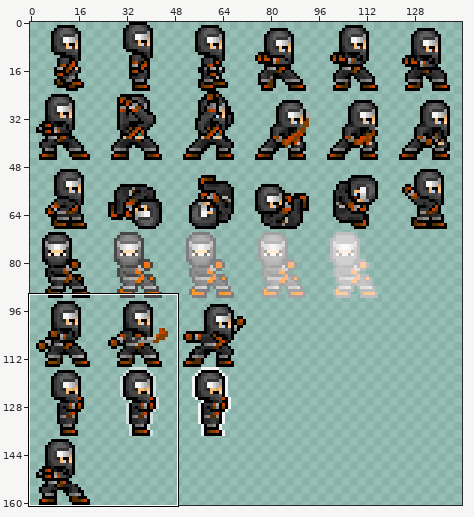
A sprite sheet gets an edit: media/classes/ninja.png. Above, an overview of the earlier version with the close-up marked.
Close-up. Before:
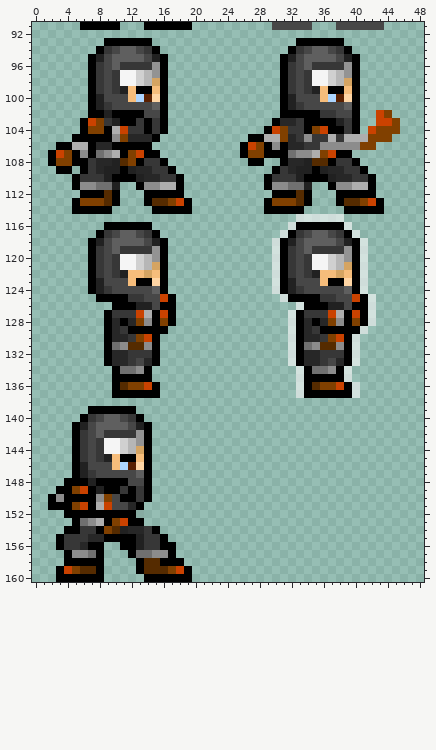
The file is 144x161 pixels. Pixels under 10% opacity are left out. Colours within 5 levels of each other are drawn and written as one. Shown: x 0..48, y 91..160. The commit also changed other parts of the picture, which this record leaves out.
After:
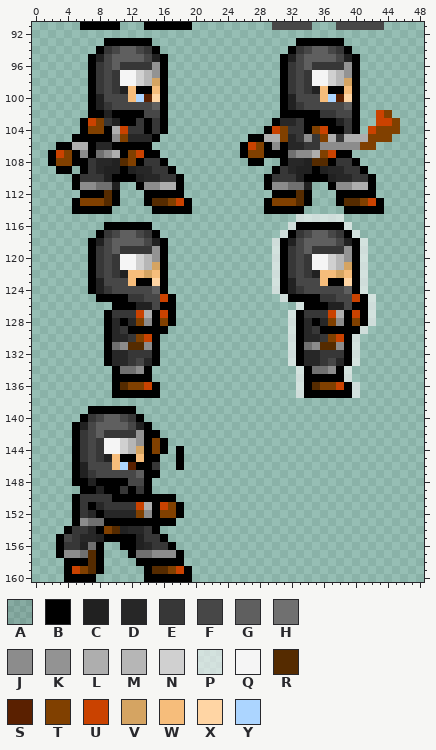
Palette (. is transparent): A #0000001a  B #000000  C #212121  D #272727  E #373737  F #474747  G #5f5f5f  H #707070  J #8c8c8c  K #939393  L #aeaeae  M #b6b6b6  N #d0d0d0  P #f5f5f5a5  Q #f5f5f5  R #552b00  S #5a2000  T #804000  U #ca4200  V #d5a462  W #f6bd7b  X #ffd5a4  Y #acd5ff
Difference:
Colour B is added in row 142 at x 15; in row 143 at x 16; in row 144 at x 16 and 18; in row 145 at x 15 and 18; in row 146 at x 18; in row 147 at x 15.
Colour B is added in row 150 at x 15 to 17; in rows 151 to 152 at x 15 and 18; in row 153 at x 14 to 17; in row 157 at x 3 and 18.
Colour B replaces colour E in row 150 at x 13.
Colour B replaces colour F in row 150 at x 10.
Colour B replaces colour R in row 158 at x 14 to 15; in row 159 at x 14.
Colour B replaces colour T in row 151 at x 5; in row 153 at x 10.
Colour B replaces colour U in row 149 at x 6; in row 153 at x 11; in row 159 at x 4.
Colour B replaces colour X in row 146 at x 13.
Colour C replaces colour D in row 155 at x 8; in row 156 at x 6.
Colour D replaces colour B in row 152 at x 7 and 9 to 12.
Colour D replaces colour E in row 154 at x 7; in row 155 at x 6; in row 156 at x 14.
Colour D replaces colour L in row 151 at x 8.
Colour E is added in row 146 at x 15.
Colour E replaces colour B in row 150 at x 6 to 7; in row 152 at x 6; in row 154 at x 5; in row 156 at x 16.
Colour E replaces colour D in row 151 at x 12.
Colour E replaces colour F in row 151 at x 10 to 11.
Colour E replaces colour J in row 150 at x 8.
Colour E replaces colour T in row 150 at x 9.
Colour E replaces colour U in row 151 at x 6 and 9.
Colour F replaces colour E in row 155 at x 4.
Colour H replaces colour B in row 156 at x 7.
Colour H replaces colour J in row 153 at x 7; in row 157 at x 6.
Colour H replaces colour L in row 153 at x 8.
Colour J is added in row 152 at x 14.
Colour J replaces colour B in row 157 at x 4 and 17.
Colour J replaces colour H in row 153 at x 6.
Colour L is added in row 151 at x 14.
Colour R replaces colour B in row 158 at x 7.
Colour R replaces colour H in row 157 at x 7.
Colour T is added in rows 143 to 144 at x 15; in row 151 at x 17; in row 152 at x 16 to 17.
Colour T replaces colour A in row 152 at x 13.
Colour T replaces colour E in row 105 at x 36.
Colour T replaces colour R in row 159 at x 6.
Colour U is added in row 151 at x 16.
Colour U replaces colour B in row 151 at x 13.
Colour U replaces colour T in row 159 at x 5.
The edit erases colour B in row 148 at x 4; in row 149 at x 3 to 4; in row 150 at x 2 and 4; in row 151 at x 2 to 4; in row 152 at x 4; in row 159 at x 3 and 13.
The edit erases colour B in row 160 at x 3 and 8.
The edit erases colour J in row 150 at x 3.
The edit erases colour T in row 149 at x 5.
Boxes around the changes in both close-ups, in picture pixels (x1, y1, x2, y2):
changed: (320, 134, 328, 142)
changed: (48, 430, 184, 582)
